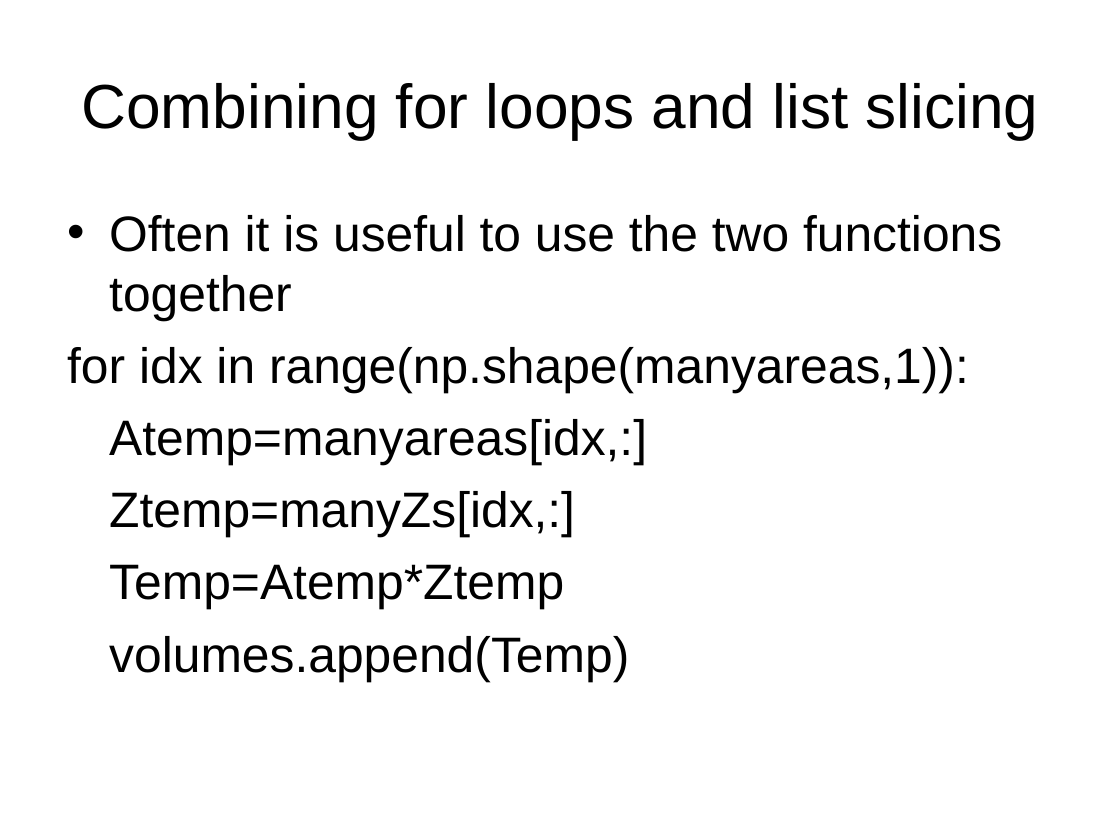
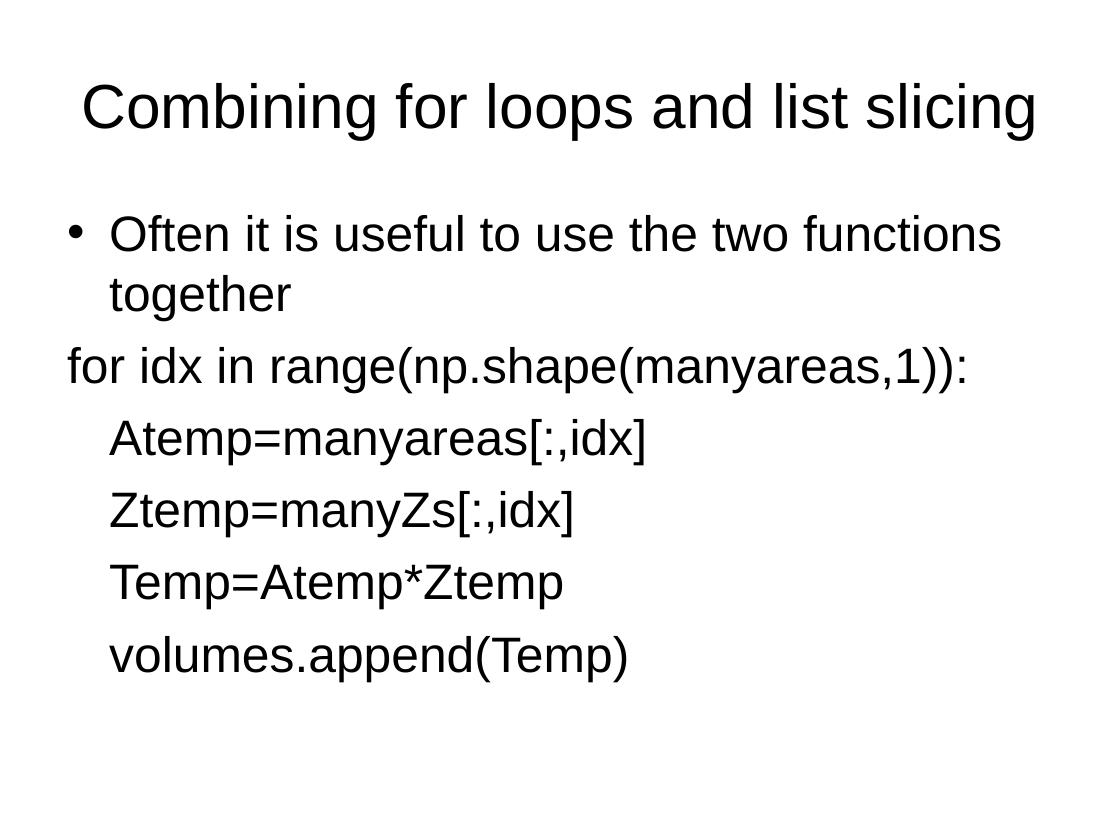
Before and after one commit to cdcox/PythonClassScripts, a slide deck: slide 10 of Day2/LectureForMeeting2ForLoops.ppt. Drawn at 1120x840 pixels with LibreOffice and Linux fonts; fonts in the diff are those of the drawing. Boxes give left, top, right and bottom in pixels: in the first picture for what was removed or moved away, otherwise in the second. Text is boxed around its words. In the diff, an @@ line names an element or a change of style, - is before the commit and + after.

Commit message:
loops fixed

```diff
--- a/Day2/LectureForMeeting2ForLoops.ppt
+++ b/Day2/LectureForMeeting2ForLoops.ppt
@@ text at [109,419,647,538]: text changed @@
-Atemp=manyareas[idx,:]
-Ztemp=manyZs[idx,:]
+Atemp=manyareas[:,idx]
+Ztemp=manyZs[:,idx]
```
Also in this commit, not shown: 1 other slide changed, 1 slide added, 1 slide removed.
